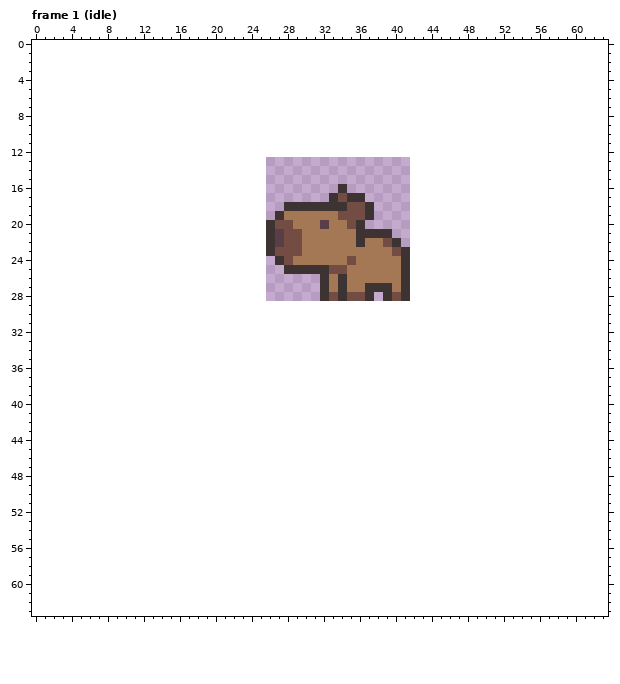
Pixel-art file -- transference/characters/players/sprites/capy.aseprite. That is the earlier state.
16x16 pixels, 7 frames. Shown: frame 1 (idle). The old version is drawn lined up with the new one, on the new canvas. The commit also changed other frames, which this record leaves out.
After:
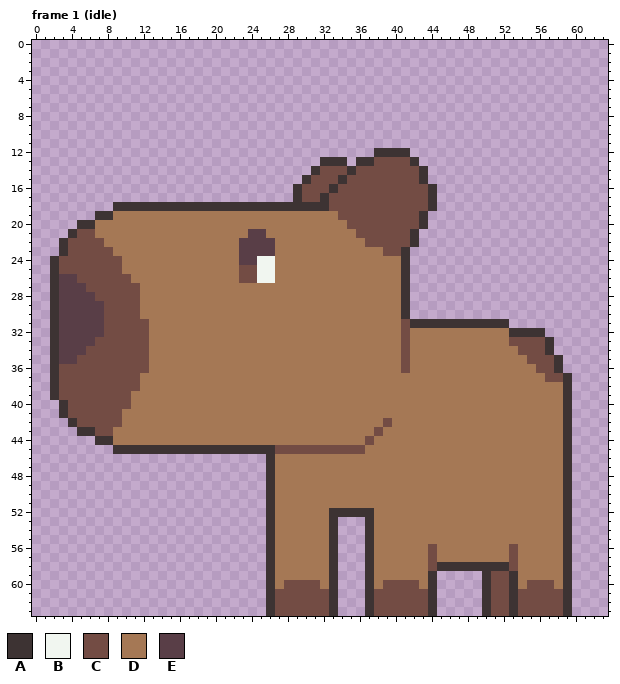
Palette (. is transparent): A #3d3333  B #f1f6f0  C #734c44  D #a57855  E #593e47
The edit:
canvas 16x16 -> 64x64, the old top-left corner now at 26,13
Frame 1 (idle):
y 12: x 38..41 .... -> AAAA
y 13: x 32..34 ... -> AAA; x 36..42 ....... -> AACCCCA
y 14: x 31..43 ............. -> ACCCACCCCCCCA
y 15: x 30..43 .............. -> ACCCACCCCCCCCA
y 16: x 29..44 .....A.......... -> ACCCACCCCCCCCCCA
y 17: x 29..33 ....A -> ACCAC; x 35..44 AA........ -> CCCCCCCCCA
y 18: x 9..27 ................... -> AAAAAAAAAAAAAAAAAAA; x 33..34 AA -> CC; x 37..44 A....... -> CCCCCCCA
y 19: x 7..27 ....................A -> AADDDDDDDDDDDDDDDDDDD; x 37..43 A...... -> CCCCCCA
y 20: x 5..28 .....................ACC -> AADDDDDDDDDDDDDDDDDDDDDD; x 32 E -> D; x 36..43 A....... -> CCCCCCCA
y 21: x 4..29 ......................AECC -> ACCDDDDDDDDDDDDDDDDDEEDDDD; x 36..42 AAAA... -> CCCCCCA
y 22: x 3..29 .......................AECC -> ACCCCDDDDDDDDDDDDDDDEEEEDDD; x 36..38 ADD -> DCC; x 40..42 A.. -> CCA
y 23: x 3..29 .......................ACCC -> ACCCCCDDDDDDDDDDDDDDEEEEDDD; x 39 D -> C
y 24: x 2..28 .........................AC -> ACCCCCCCDDDDDDDDDDDDDEEBBDD; x 35 C -> D
y 25: x 2..34 ..........................AAAAACC -> ACCCCCCCDDDDDDDDDDDDDCCBBDDDDDDDD
y 26: x 2..32 ..............................A -> AEECCCCCCDDDDDDDDDDDDCCBBDDDDDD; x 34 A -> D
y 27: x 2..32 ..............................A -> AEEECCCCCCDDDDDDDDDDDDDDDDDDDDD; x 34 A -> D; x 37..39 AAA -> DDD
y 28: x 2..40 ..............................ACACCA.AC -> AEEEECCCCCDDDDDDDDDDDDDDDDDDDDDDDDDDDDD
y 29..30: x 2..41 ........................................ -> AEEEEECCCCDDDDDDDDDDDDDDDDDDDDDDDDDDDDDA
y 31: x 2..52 ................................................... -> AEEEEECCCCCDDDDDDDDDDDDDDDDDDDDDDDDDDDDCAAAAAAAAAAA
y 32: x 2..56 ....................................................... -> AEEEEECCCCCDDDDDDDDDDDDDDDDDDDDDDDDDDDDCDDDDDDDDDDDAAAA
y 33: x 2..57 ........................................................ -> AEEEECCCCCCDDDDDDDDDDDDDDDDDDDDDDDDDDDDCDDDDDDDDDDDCCCCA
y 34: x 2..57 ........................................................ -> AEEECCCCCCCDDDDDDDDDDDDDDDDDDDDDDDDDDDDCDDDDDDDDDDDDCCCA
y 35: x 2..58 ......................................................... -> AEECCCCCCCCDDDDDDDDDDDDDDDDDDDDDDDDDDDDCDDDDDDDDDDDDDCCCA
y 36: x 2..58 ......................................................... -> ACCCCCCCCCCDDDDDDDDDDDDDDDDDDDDDDDDDDDDCDDDDDDDDDDDDDDCCA
y 37: x 2..59 .......................................................... -> ACCCCCCCCCDDDDDDDDDDDDDDDDDDDDDDDDDDDDDDDDDDDDDDDDDDDDDCCA
y 38: x 2..59 .......................................................... -> ACCCCCCCCCDDDDDDDDDDDDDDDDDDDDDDDDDDDDDDDDDDDDDDDDDDDDDDDA
y 39: x 2..59 .......................................................... -> ACCCCCCCCDDDDDDDDDDDDDDDDDDDDDDDDDDDDDDDDDDDDDDDDDDDDDDDDA
y 40: x 3..59 ......................................................... -> ACCCCCCCDDDDDDDDDDDDDDDDDDDDDDDDDDDDDDDDDDDDDDDDDDDDDDDDA
y 41: x 3..59 ......................................................... -> ACCCCCCDDDDDDDDDDDDDDDDDDDDDDDDDDDDDDDDDDDDDDDDDDDDDDDDDA
y 42: x 4..59 ........................................................ -> ACCCCCDDDDDDDDDDDDDDDDDDDDDDDDDDDDDCDDDDDDDDDDDDDDDDDDDA
y 43: x 5..59 ....................................................... -> AACCDDDDDDDDDDDDDDDDDDDDDDDDDDDDDCDDDDDDDDDDDDDDDDDDDDA
y 44: x 7..59 ..................................................... -> AADDDDDDDDDDDDDDDDDDDDDDDDDDDDCDDDDDDDDDDDDDDDDDDDDDA
y 45: x 9..59 ................................................... -> AAAAAAAAAAAAAAAAAACCCCCCCCCCDDDDDDDDDDDDDDDDDDDDDDA
y 46..51: x 26..59 .................................. -> ADDDDDDDDDDDDDDDDDDDDDDDDDDDDDDDDA
y 52: x 26..59 .................................. -> ADDDDDDAAAAADDDDDDDDDDDDDDDDDDDDDA
y 53..55: x 26..33 ........ -> ADDDDDDA; x 37..59 ....................... -> ADDDDDDDDDDDDDDDDDDDDDA
y 56..57: x 26..33 ........ -> ADDDDDDA; x 37..59 ....................... -> ADDDDDDCDDDDDDDDCDDDDDA
y 58: x 26..33 ........ -> ADDDDDDA; x 37..59 ....................... -> ADDDDDDCAAAAAAAACDDDDDA
y 59: x 26..33 ........ -> ADDDDDDA; x 37..44 ........ -> ADDDDDDA; x 50..59 .......... -> ACCADDDDDA
y 60: x 26..33 ........ -> ADCCCCDA; x 37..44 ........ -> ADCCCCDA; x 50..59 .......... -> ACCADCCCDA
y 61..63: x 26..33 ........ -> ACCCCCCA; x 37..44 ........ -> ACCCCCCA; x 50..59 .......... -> ACCACCCCCA
Changed places in both pictures, as pixel boxes (x1, y1, x2, y2):
changed: (50, 148, 572, 616)
